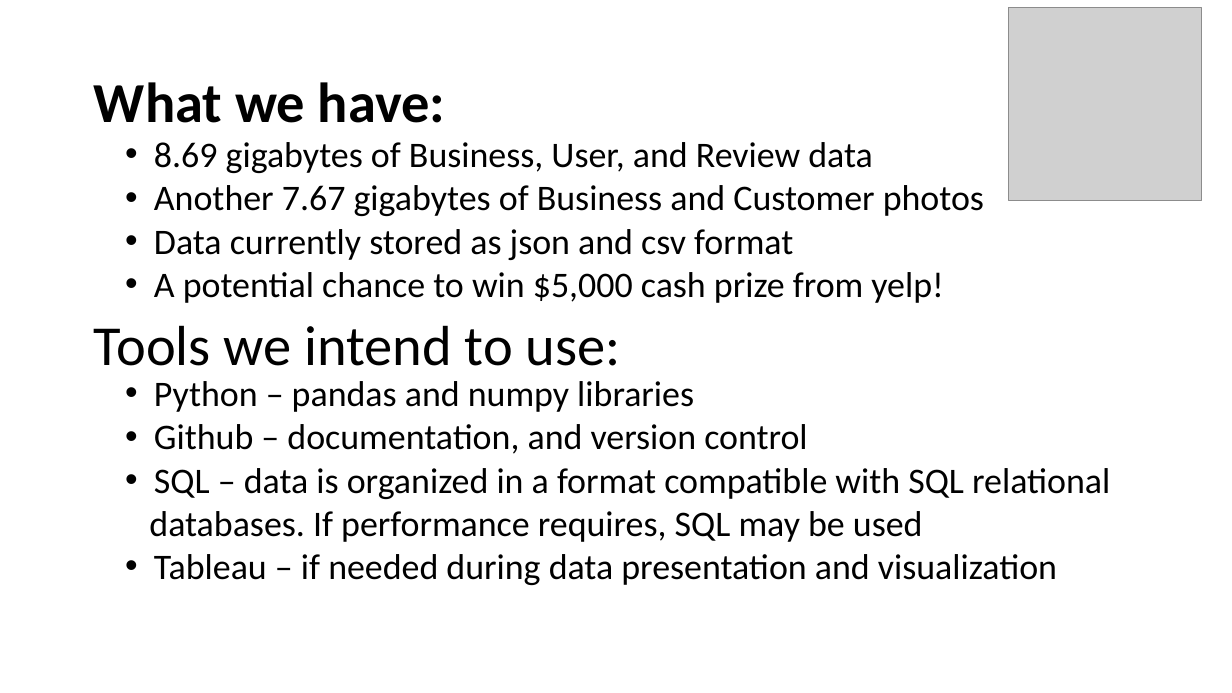
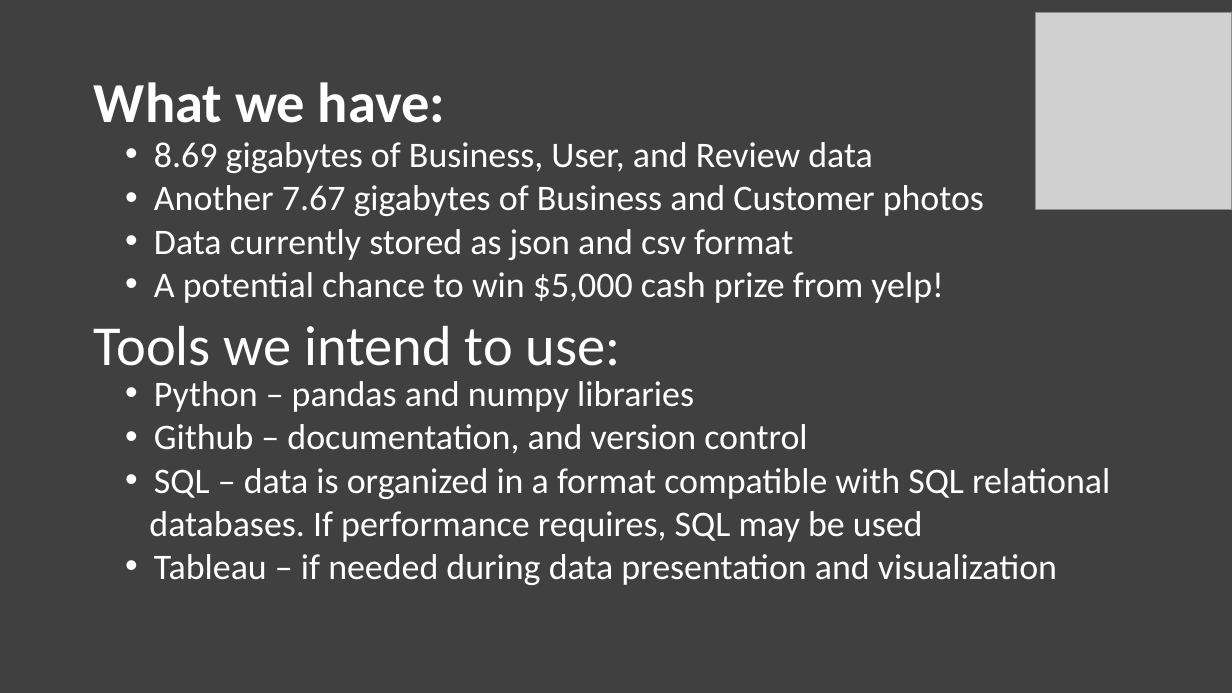
Before and after one commit to Cartercreid/CSPB4502_project_yelp, a slide deck: slide 2 of pp_slides_for_part_1/Exploring the Yelp Dataset.pptx. Drawn at 1232x693 pixels with LibreOffice and Linux fonts; fonts in the diff are those of the drawing; grey boxes stand for pictures. Boxes give left, top, right and bottom in pixels: in the first picture for what was removed or moved away, otherwise in the second. Text is boxed around its words. In the diff, an @@ line names an element or a change of style, - is before the commit and + after.

Commit message:
changed slide bg
changed slide show background from white to gray to make it easier on the eyes.

```diff
--- a/pp_slides_for_part_1/Exploring the Yelp Dataset.pptx
+++ b/pp_slides_for_part_1/Exploring the Yelp Dataset.pptx
@@ background #FFFFFF to #404040 @@
@@ picture resized from (x1=1009, y1=7, x2=1202, y2=200) to (x1=1035, y1=13, x2=1232, y2=210) @@
@@ text colour #000000 to #FFFFFF in 4 elements at (x1=94, y1=82, x2=445, y2=123), (x1=154, y1=142, x2=984, y2=303), (x1=94, y1=326, x2=621, y2=366), (x1=149, y1=381, x2=1110, y2=585) @@
```
Also in this commit, not shown: 6 other slides changed, 1 other file.
